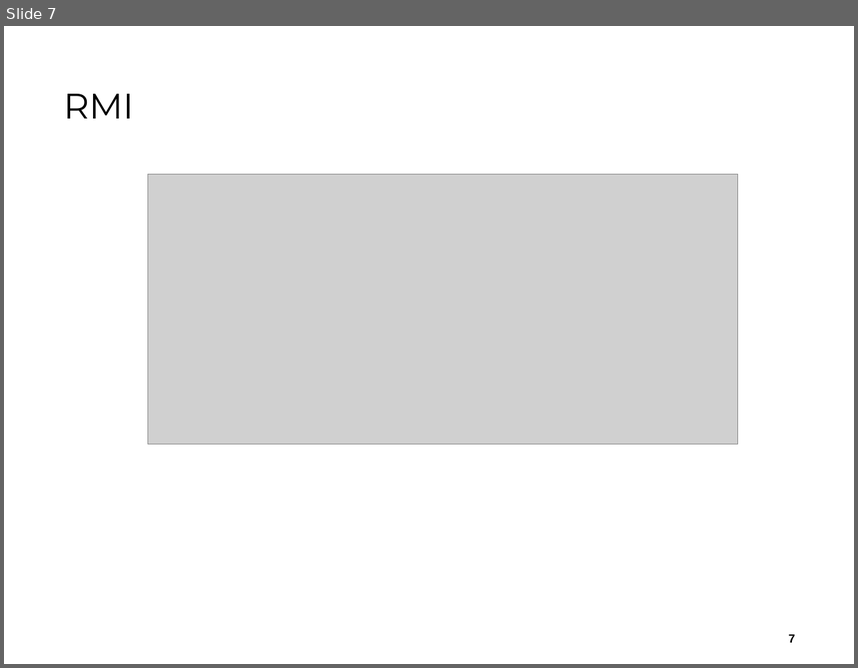
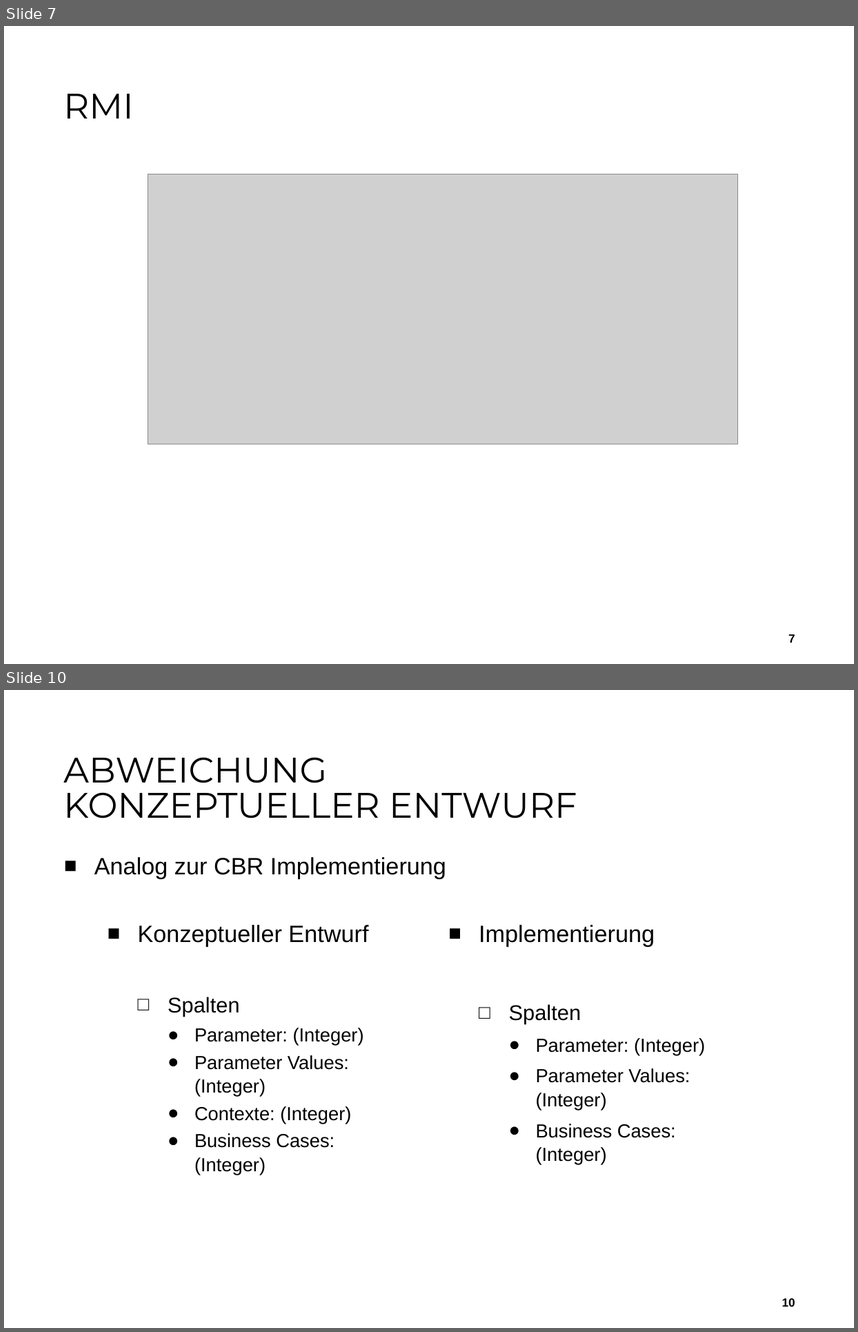
Before and after one commit to aistleithnera/258321_DKE_PR, a slide deck: Dokumente/Zwischenpräsentation Implementierung/Implementierung_Zwischenpraesentation.pptx. Shown one above the other, each under a label of ours: slide 7 before the commit, slides 7 and 10 after it; the slides between them are not shown. The pictures are 858x668 and 858x1332 pixels, drawn with LibreOffice and Linux fonts; fonts in the diff are those of the drawing; grey boxes stand for pictures; background and template pictures are left out. Boxes give left, top, right and bottom in pixels: in the first picture for what was removed or moved away, otherwise in the second. Text is boxed around its words. In the diff, an @@ line names an element or a change of style, - is before the commit and + after.

```diff
--- a/Dokumente/Zwischenpräsentation Implementierung/Implementierung_Zwischenpraesentation.pptx
+++ b/Dokumente/Zwischenpräsentation Implementierung/Implementierung_Zwischenpraesentation.pptx
@@ slide 10 added at [4, 690, 854, 1328], background #FFFFFF @@
@@ title added at [63, 757, 577, 818], 30 pt, text #000000 @@
+ABWEICHUNG
+KONZEPTUELLER ENTWURF
@@ text added at [94, 857, 446, 879], 20 pt, text #000000 @@
+■ Analog zur CBR Implementierung
@@ text added at [138, 925, 368, 1174], 16 pt, text #000000 @@
+■ Konzeptueller Entwurf
+  □ Spalten
+    ● Parameter: (Integer)
+    ● Parameter Values: (Integer)
+    ● Contexte: (Integer)
+    ● Business Cases: (Integer)
@@ text added at [479, 925, 705, 1165], 16 pt, text #000000 @@
+  ■ Implementierung
+  □ Spalten
+    ● Parameter: (Integer)
+    ● Parameter Values: (Integer)
+    ● Business Cases: (Integer)
@@ page number added at [782, 1298, 795, 1306], 10 pt, text #000000, bold @@
+10
```
Also in this commit, not shown: 2 other slides added, 1 slide removed.
